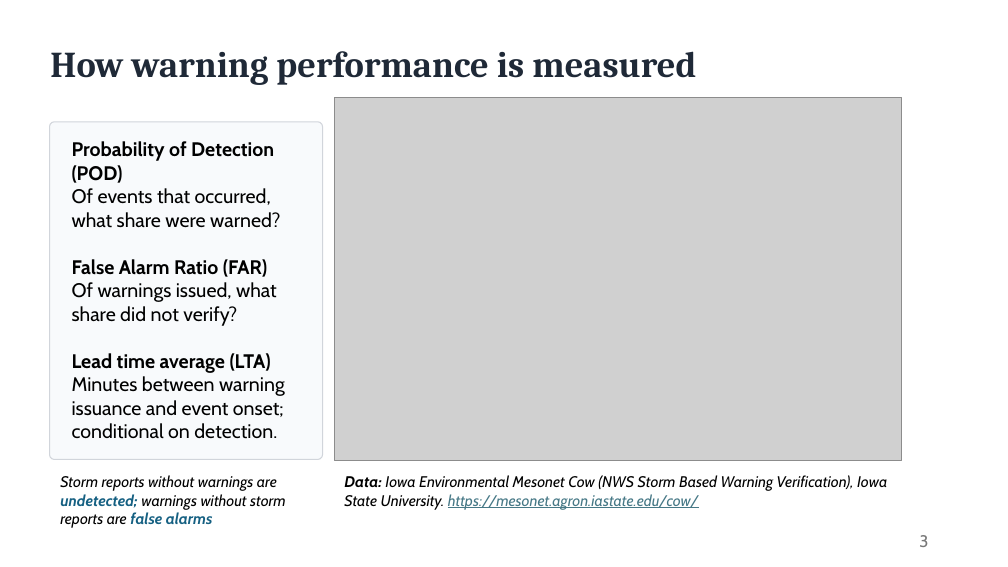
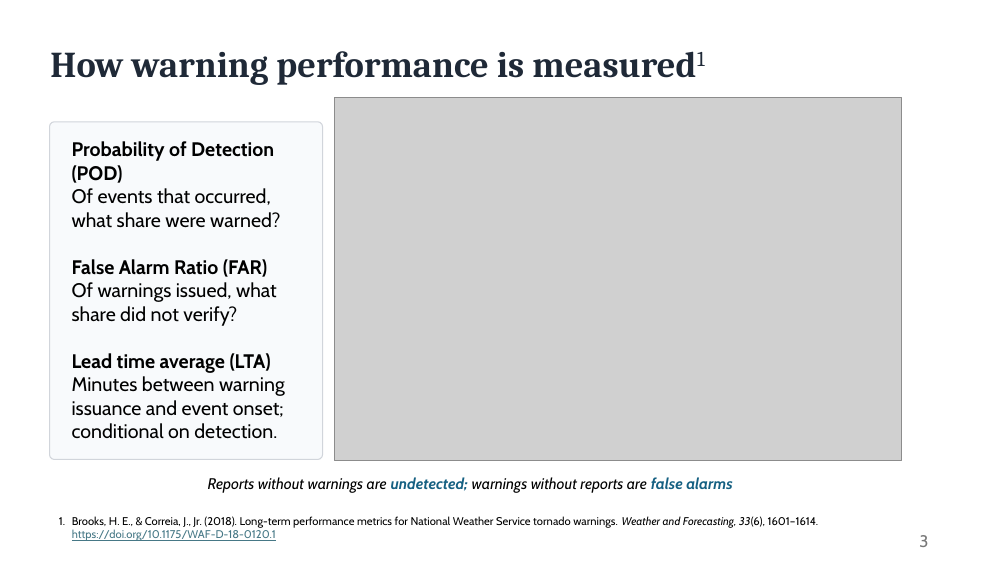
Before and after one commit to craig-rudman/MSDS692, a slide deck: slide 3 of report/MSDS692 Practicum I Craig Rudman.pptx. Drawn at 1008x567 pixels with LibreOffice and Linux fonts; fonts in the diff are those of the drawing; grey boxes stand for pictures. Boxes give left, top, right and bottom in pixels: in the first picture for what was removed or moved away, otherwise in the second. Text is boxed around its words. In the diff, an @@ line names an element or a change of style, - is before the commit and + after.

```diff
--- a/report/MSDS692 Practicum I Craig Rudman.pptx
+++ b/report/MSDS692 Practicum I Craig Rudman.pptx
@@ text at [208, 477, 733, 493]: text changed @@
-Storm reports without warnings are undetected; warnings without storm reports are false alarms
+Reports without warnings are undetected; warnings without reports are false alarms
@@ text removed at [344, 475, 887, 510] @@
-Data: Iowa Environmental Mesonet Cow (NWS Storm Based Warning Verification), Iowa State University. https://mesonet.agron.iastate.edu/cow/
@@ text added at [59, 516, 819, 541], 8 pt, text #000000 @@
+1. Brooks, H. E., & Correia, J., Jr. (2018). Long-term performance metrics for National Weather Service tornado warnings. Weather and Forecasting, 33(6), 1601–1614. https://doi.org/10.1175/WAF-D-18-0120.1
```
Also in this commit, not shown: 8 other slides changed, 2 slides removed, 22 other files.
